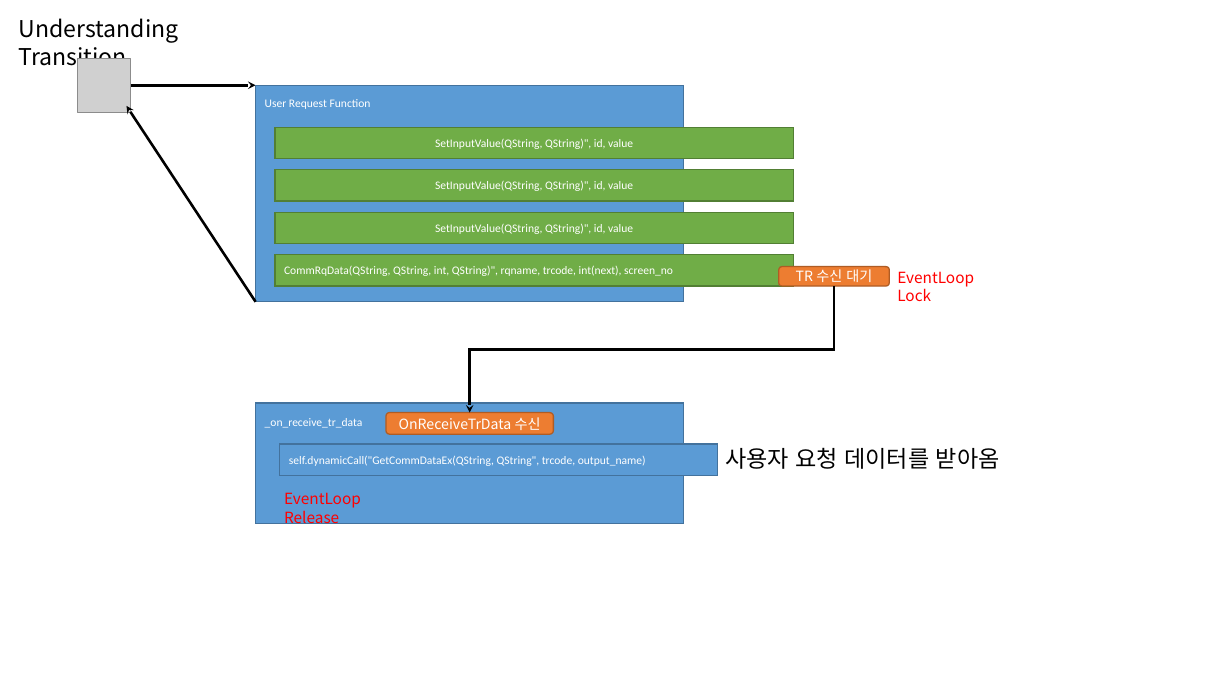
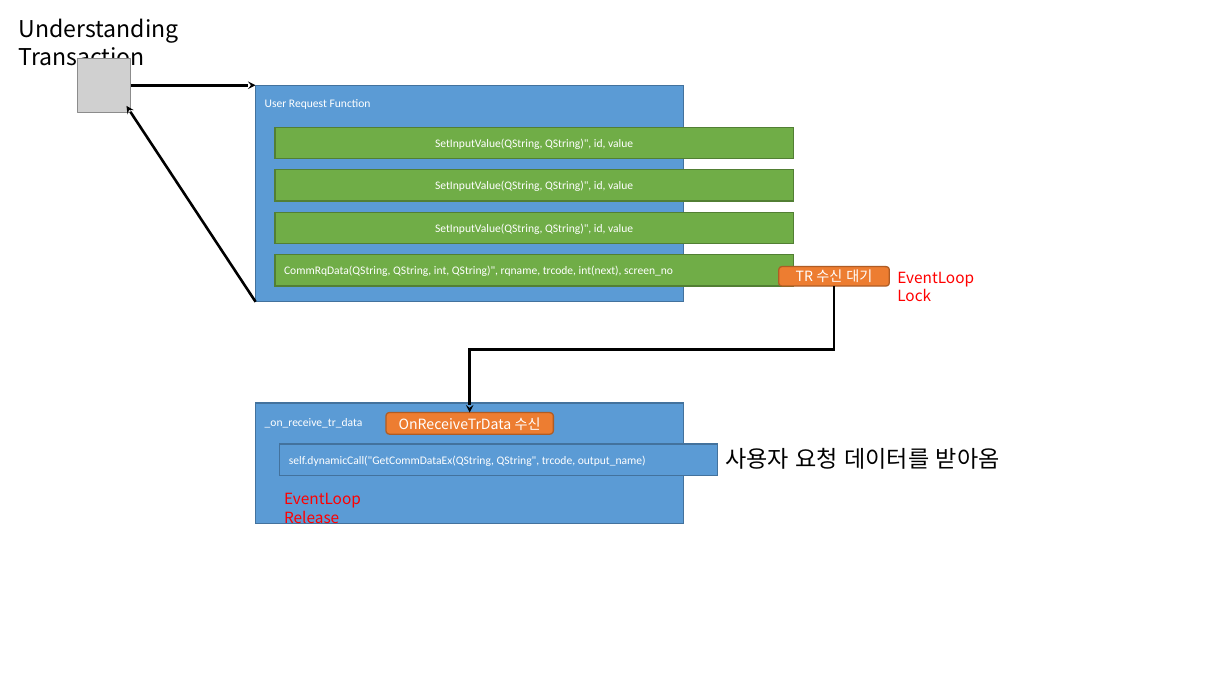
Before and after one commit to happineer/system_trading, a slide deck: slide 3 of doc/TopTrader.pptx. Drawn at 1232x693 pixels with LibreOffice and Linux fonts; fonts in the diff are those of the drawing; grey boxes stand for pictures. Boxes give left, top, right and bottom in pixels: in the first picture for what was removed or moved away, otherwise in the second. Text is boxed around its words. In the diff, an @@ line names an element or a change of style, - is before the commit and + after.

```diff
--- a/doc/TopTrader.pptx
+++ b/doc/TopTrader.pptx
@@ text at (18,18,178,71): text changed @@
-Understanding Transition
+Understanding Transaction
```
Also in this commit, not shown: 4 slides added.
